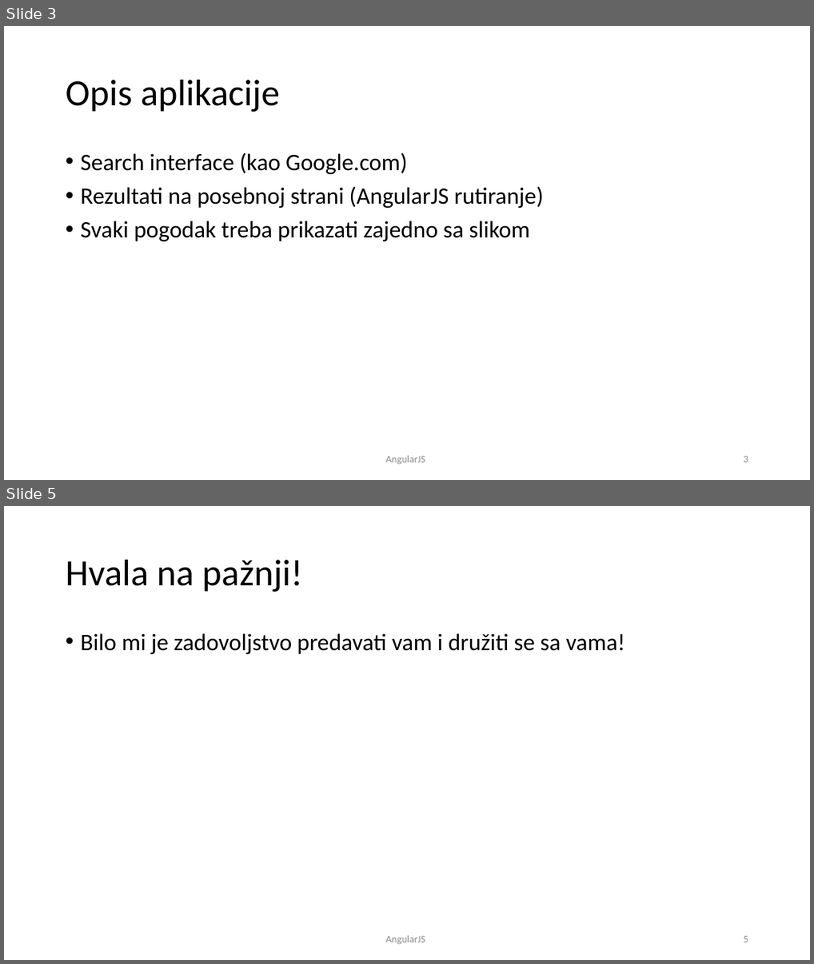
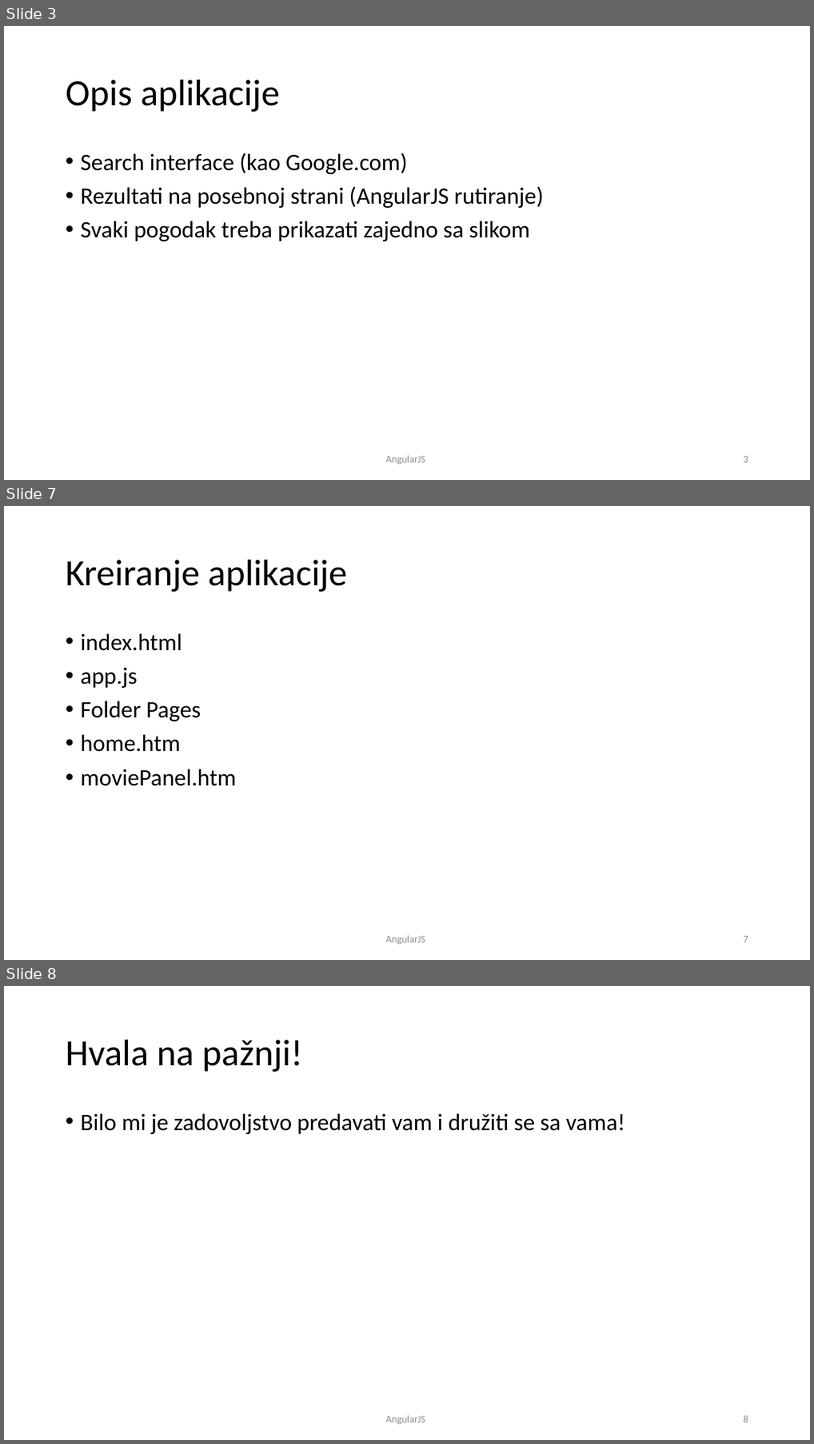
Before and after one commit to rostojic/AngularJS-Kurs, a slide deck: PPT/AngularJS-08-Petak-Jun-19.pptx. Shown one above the other, each under a label of ours: slides 3 and 5 before the commit, slides 3, 7 and 8 after it; the slides between them are not shown. The pictures are 814x964 and 814x1444 pixels, drawn with LibreOffice and Linux fonts; fonts in the diff are those of the drawing. Boxes give left, top, right and bottom in pixels: in the first picture for what was removed or moved away, otherwise in the second. Text is boxed around its words. In the diff, an @@ line names an element or a change of style, - is before the commit and + after.

```diff
--- a/PPT/AngularJS-08-Petak-Jun-19.pptx
+++ b/PPT/AngularJS-08-Petak-Jun-19.pptx
@@ slide 7 added at [4,506,810,960], background #FFFFFF @@
@@ title added at [66,560,347,592], 44 pt, text #000000 @@
+Kreiranje aplikacije
@@ text added at [81,633,237,786], 28 pt, text #000000 @@
+• index.html
+• app.js
+• Folder Pages
+• home.htm
+• moviePanel.htm
@@ text added at [386,935,426,944], 12 pt, text #8C8C8C @@
+AngularJS
@@ page number added at [744,936,749,942], 12 pt, text #8C8C8C @@
+7
@@ what was slide 5 is now slide 8 @@
```
Also in this commit, not shown: 1 slide changed, 2 other slides added, 2 other files.
